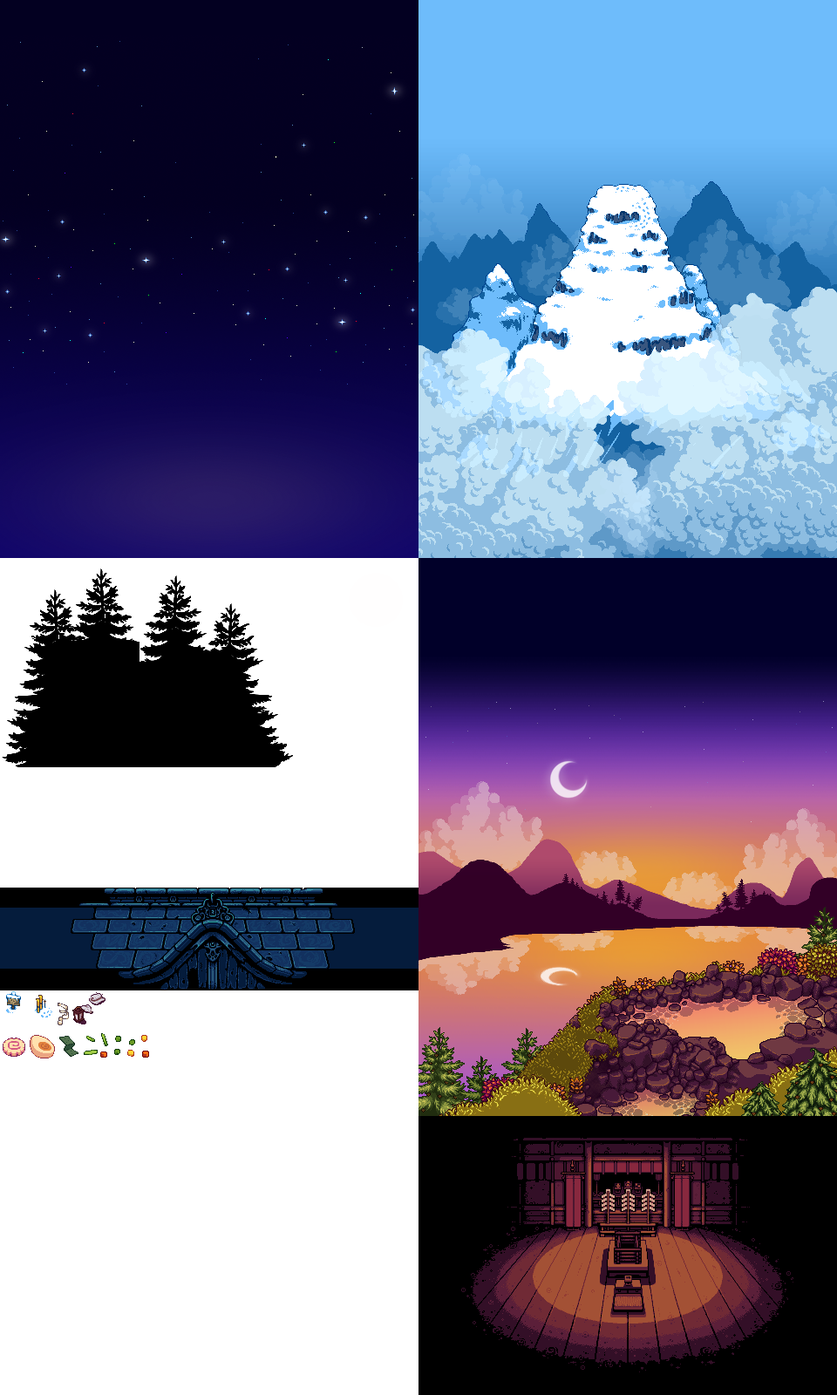
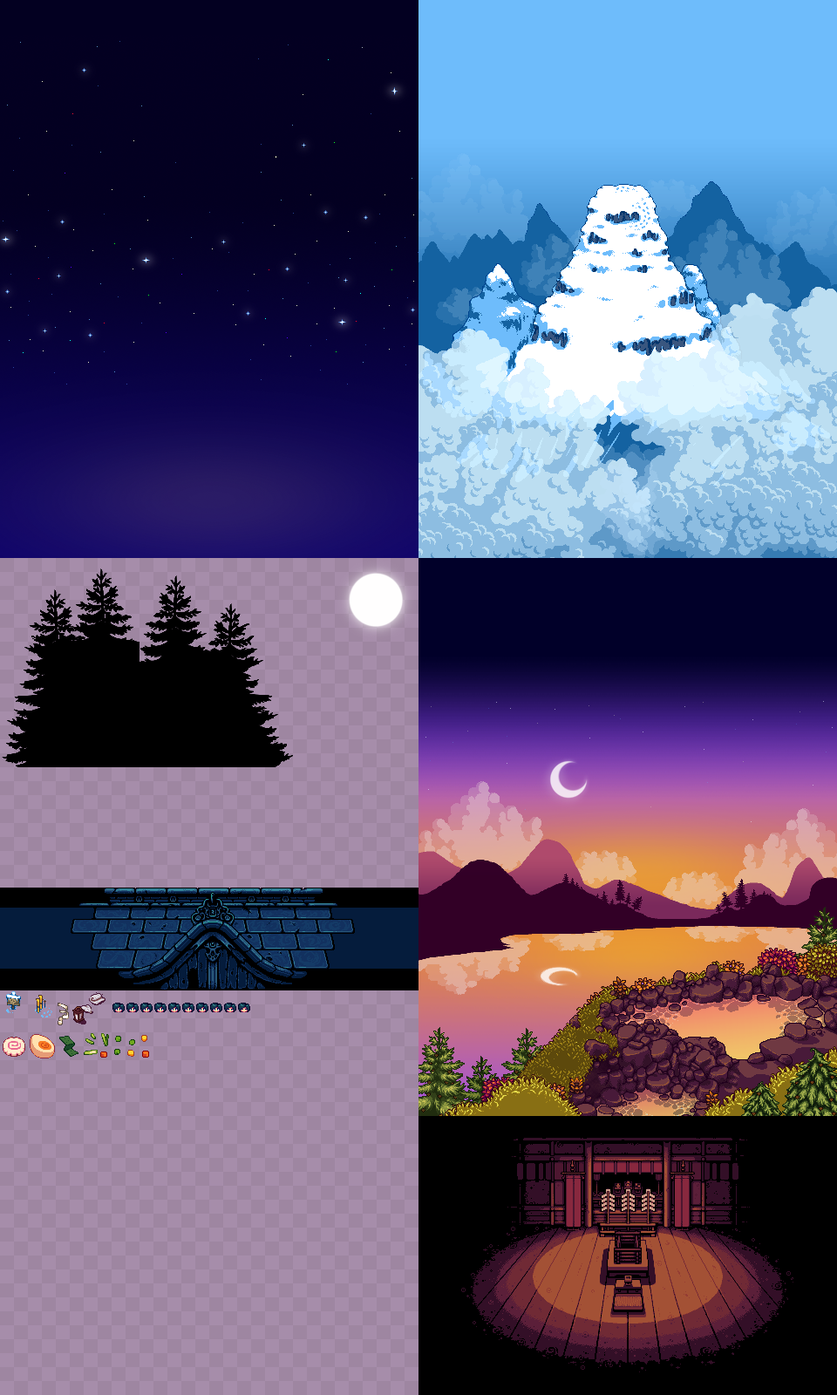
Revision of a layered 837 × 1395 image; what changed, layer by layer:
added layer "Layer 59" in group "bonfire" over (x1=559, y1=1291, x2=696, y2=1313)
hid "bonfire" (2nd of 2, in "content" › "bonfire") over (x1=559, y1=1291, x2=696, y2=1313)
painted on "Layer 58" over (x1=100, y1=1034, x2=150, y2=1058)
painted on "Layer 57" over (x1=84, y1=1033, x2=109, y2=1056)
painted on "Layer 56" over (x1=59, y1=1035, x2=79, y2=1057)
painted on "Layer 55" over (x1=29, y1=1034, x2=55, y2=1058)
painted on "Layer 54" over (x1=2, y1=1036, x2=26, y2=1057)
added layer "Layer 60" in group "props" over (x1=112, y1=1002, x2=251, y2=1013)
painted on "Layer 52" over (x1=57, y1=1002, x2=69, y2=1026)
showed group "background" (23 layers) over (x1=0, y1=558, x2=696, y2=1395)
